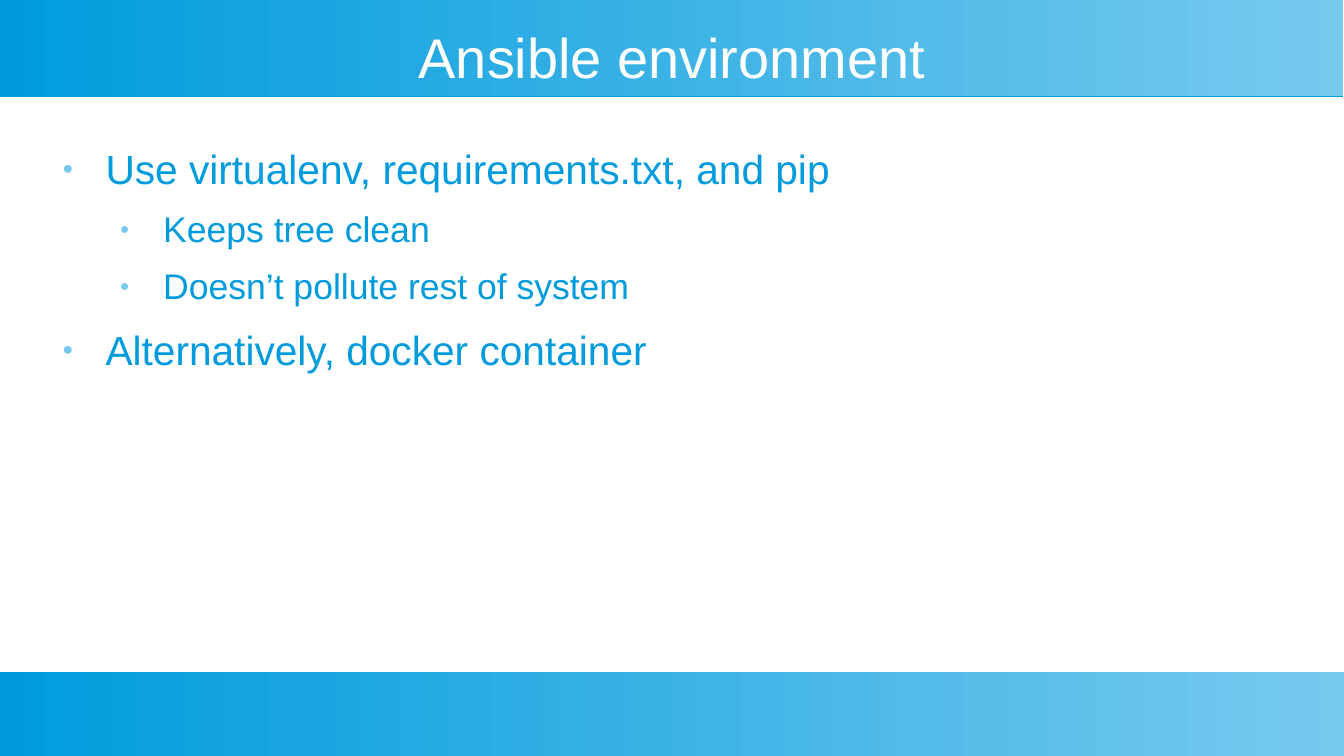
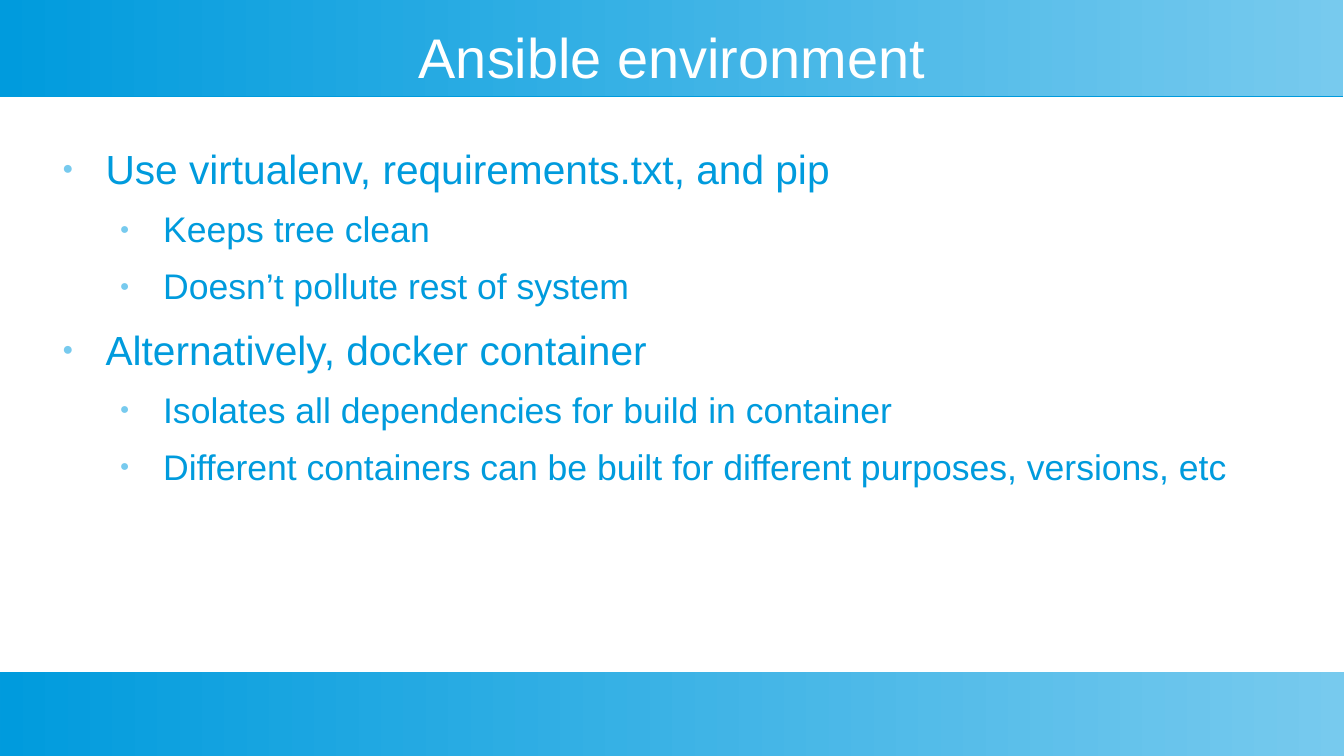
Before and after one commit to riffraff169/ansible-training, a slide deck: slide 20 of docs/ansible-slides.pptx (slide 19 before the commit). Drawn at 1344x756 pixels with LibreOffice and Linux fonts; fonts in the diff are those of the drawing. Boxes give left, top, right and bottom in pixels: in the first picture for what was removed or moved away, otherwise in the second. Text is boxed around its words. In the diff, an @@ line names an element or a change of style, - is before the commit and + after.

Commit message:
Updated slides

```diff
--- a/docs/ansible-slides.pptx
+++ b/docs/ansible-slides.pptx
@@ text at [163,397,1226,487]: paragraphs added @@
+  ● Isolates all dependencies for build in container
+  ● Different containers can be built for different purposes, versions, etc
```
Also in this commit, not shown: 1 other slide changed, 1 slide added, 1 other file.
